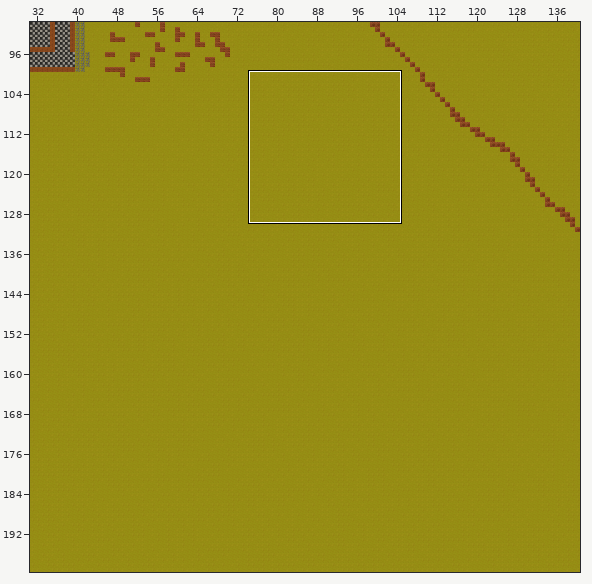
An edit to a level. Tiled map, assets/Map/myProject.tmx. Above: a wide view before the commit, with the close-up outlined.
Close-up. Before the commit:
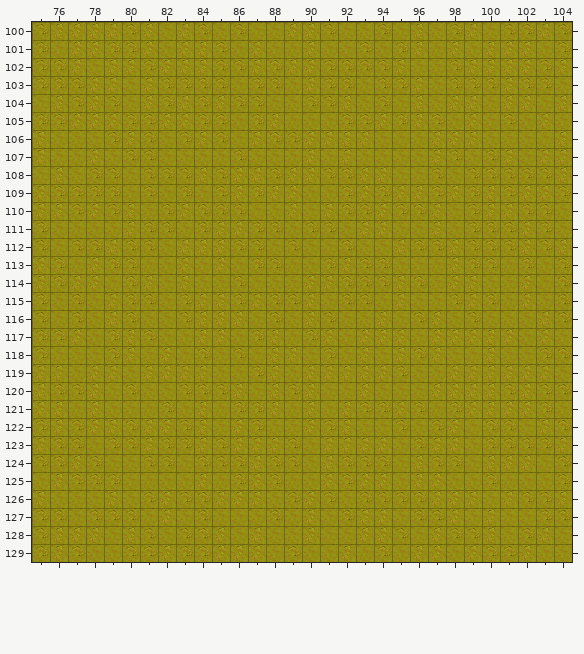
Cells are 32x32 px. Shown: x 75..104, y 100..129.
Once edited:
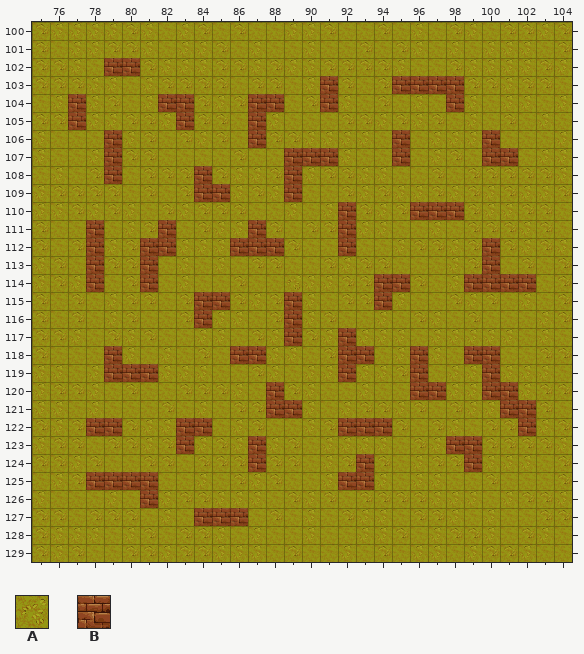
Key: from "tileset": A 10, B 28.
_ is an empty cell.
Tiles of an added or newly shown layer are drawn over the layers below it.
Log entry: attempt to get collision layer, layer object count is zero for some reason
What changed:
{"where": "layer \"Collision\" (added)"}
{"y":102,"x":79,"old":"__","new":"BB"}
{"y":103,"x":91,"old":"_","new":"B"}
{"y":103,"x":95,"old":"____","new":"BBBB"}
{"y":104,"x":77,"old":"_","new":"B"}
{"y":104,"x":82,"old":"__","new":"BB"}
{"y":104,"x":87,"old":"__","new":"BB"}
{"y":104,"x":91,"old":"_","new":"B"}
{"y":104,"x":98,"old":"_","new":"B"}
{"y":105,"x":77,"old":"_","new":"B"}
{"y":105,"x":83,"old":"_","new":"B"}
{"y":105,"x":87,"old":"_","new":"B"}
{"y":106,"x":79,"old":"_","new":"B"}
{"y":106,"x":87,"old":"_","new":"B"}
{"y":106,"x":95,"old":"_","new":"B"}
{"y":106,"x":100,"old":"_","new":"B"}
{"y":107,"x":79,"old":"_","new":"B"}
{"y":107,"x":89,"old":"___","new":"BBB"}
{"y":107,"x":95,"old":"_","new":"B"}
{"y":107,"x":100,"old":"__","new":"BB"}
{"y":108,"x":79,"old":"_","new":"B"}
{"y":108,"x":84,"old":"_","new":"B"}
{"y":108,"x":89,"old":"_","new":"B"}
{"y":109,"x":84,"old":"__","new":"BB"}
{"y":109,"x":89,"old":"_","new":"B"}
{"y":110,"x":92,"old":"_","new":"B"}
{"y":110,"x":96,"old":"___","new":"BBB"}
{"y":111,"x":78,"old":"_","new":"B"}
{"y":111,"x":82,"old":"_","new":"B"}
{"y":111,"x":87,"old":"_","new":"B"}
{"y":111,"x":92,"old":"_","new":"B"}
{"y":112,"x":78,"old":"_","new":"B"}
{"y":112,"x":81,"old":"__","new":"BB"}
{"y":112,"x":86,"old":"___","new":"BBB"}
{"y":112,"x":92,"old":"_","new":"B"}
{"y":112,"x":100,"old":"_","new":"B"}
{"y":113,"x":78,"old":"_","new":"B"}
{"y":113,"x":81,"old":"_","new":"B"}
{"y":113,"x":100,"old":"_","new":"B"}
{"y":114,"x":78,"old":"_","new":"B"}
{"y":114,"x":81,"old":"_","new":"B"}
{"y":114,"x":89,"old":"_","new":"A"}
{"y":114,"x":94,"old":"__","new":"BB"}
{"y":114,"x":99,"old":"____","new":"BBBB"}
{"y":115,"x":84,"old":"__","new":"BB"}
{"y":115,"x":89,"old":"_","new":"B"}
{"y":115,"x":94,"old":"_","new":"B"}
{"y":116,"x":84,"old":"_","new":"B"}
{"y":116,"x":89,"old":"_","new":"B"}
{"y":117,"x":89,"old":"_","new":"B"}
{"y":117,"x":92,"old":"_","new":"B"}
{"y":118,"x":79,"old":"_","new":"B"}
{"y":118,"x":86,"old":"__","new":"BB"}
{"y":118,"x":92,"old":"__","new":"BB"}
{"y":118,"x":96,"old":"_","new":"B"}
{"y":118,"x":99,"old":"__","new":"BB"}
{"y":119,"x":79,"old":"___","new":"BBB"}
{"y":119,"x":92,"old":"_","new":"B"}
{"y":119,"x":96,"old":"_","new":"B"}
{"y":119,"x":100,"old":"_","new":"B"}
{"y":120,"x":88,"old":"_","new":"B"}
{"y":120,"x":96,"old":"__","new":"BB"}
{"y":120,"x":100,"old":"__","new":"BB"}
{"y":121,"x":88,"old":"__","new":"BB"}
{"y":121,"x":101,"old":"__","new":"BB"}
{"y":122,"x":78,"old":"__","new":"BB"}
{"y":122,"x":83,"old":"__","new":"BB"}
{"y":122,"x":92,"old":"___","new":"BBB"}
{"y":122,"x":102,"old":"_","new":"B"}
{"y":123,"x":83,"old":"_","new":"B"}
{"y":123,"x":87,"old":"_","new":"B"}
{"y":123,"x":98,"old":"__","new":"BB"}
{"y":124,"x":87,"old":"_","new":"B"}
{"y":124,"x":93,"old":"_","new":"B"}
{"y":124,"x":99,"old":"_","new":"B"}
{"y":125,"x":78,"old":"____","new":"BBBB"}
{"y":125,"x":92,"old":"__","new":"BB"}
{"y":126,"x":81,"old":"_","new":"B"}
{"y":127,"x":84,"old":"___","new":"BBB"}
